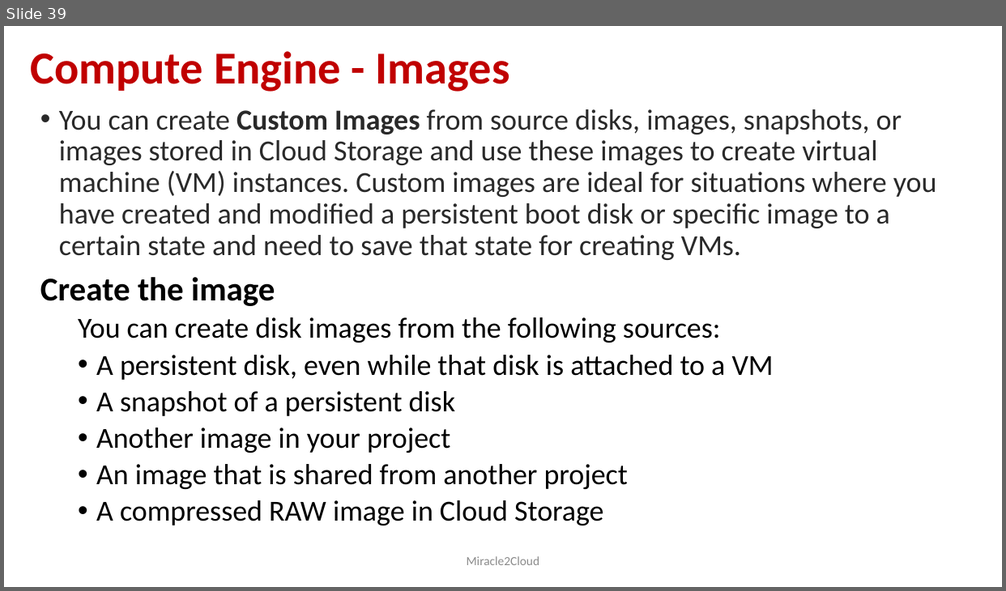
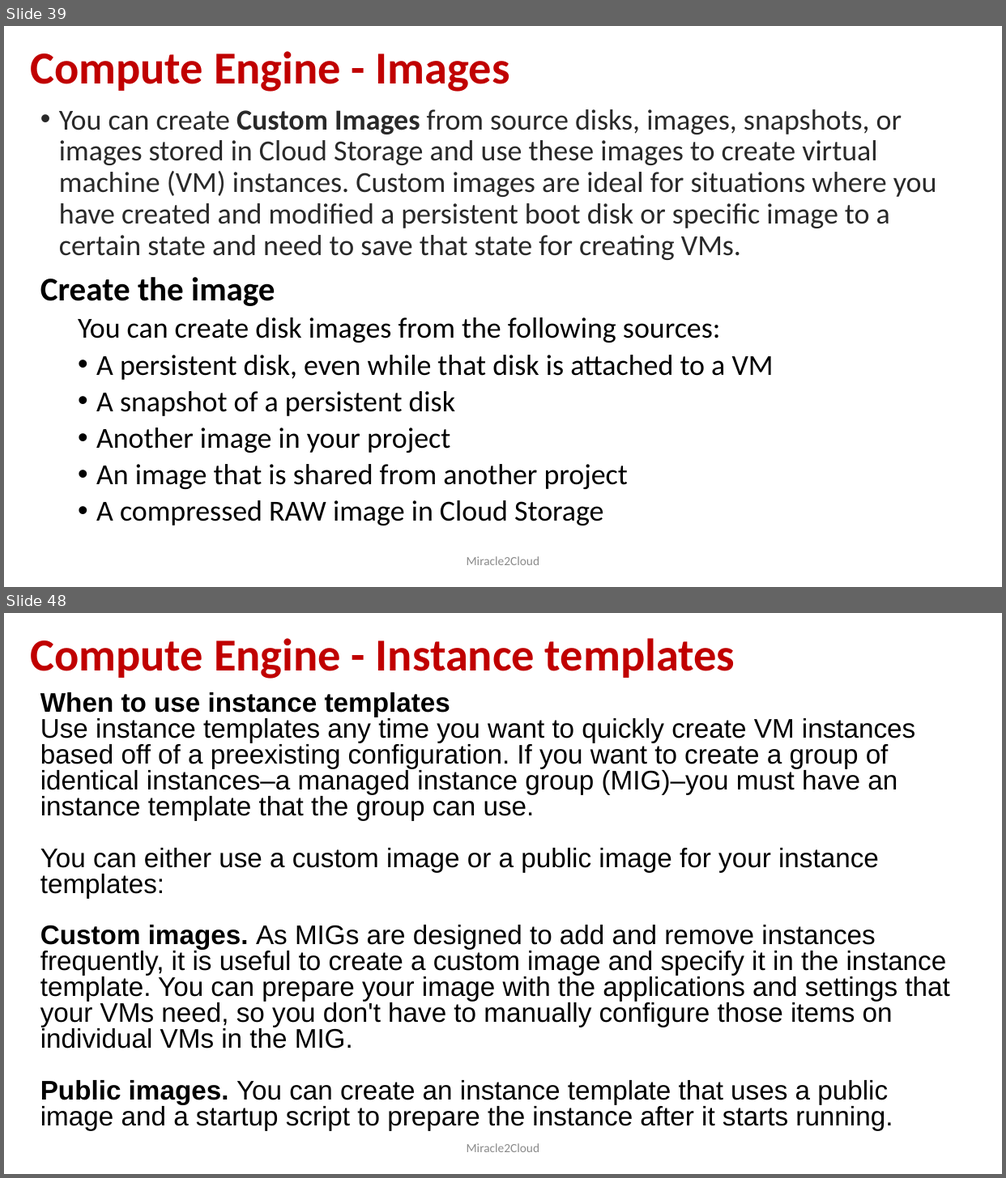
Before and after one commit to miracle2cloud/gcp, a slide deck: Google Cloud Platform.pptx. Shown one above the other, each under a label of ours: slide 39 before the commit, slides 39 and 48 after it; the slides between them are not shown. The pictures are 1006x591 and 1006x1178 pixels, drawn with LibreOffice and Linux fonts; fonts in the diff are those of the drawing. Boxes give left, top, right and bottom in pixels: in the first picture for what was removed or moved away, otherwise in the second. Text is boxed around its words. In the diff, an @@ line names an element or a change of style, - is before the commit and + after.

```diff
--- a/Google Cloud Platform.pptx
+++ b/Google Cloud Platform.pptx
@@ slide 48 added at box(4, 613, 1002, 1174), background #FFFFFF @@
@@ title added at box(30, 638, 735, 679), 44 pt, text #C00000, bold @@
+Compute Engine - Instance templates
@@ text added at box(40, 692, 949, 1131), 25.9 pt, text #000000 @@
+When to use instance templates
+Use instance templates any time you want to quickly create VM instances based off of a preexisting configuration. If you want to create a group of identical instances–a managed instance group (MIG)–you must have an instance template that the group can use.
+You can either use a custom image or a public image for your instance templates:
+Custom images. As MIGs are designed to add and remove instances frequently, it is useful to create a custom image and specify it in the instance template. You can prepare your image with the applications and settings that your VMs need, so you don't have to manually configure those items on individual VMs in the MIG.
+Public images. You can create an instance template that uses a public image and a startup script to prepare the instance after it starts running.
@@ text added at box(467, 1144, 539, 1152), 12 pt, text #8C8C8C @@
+Miracle2Cloud
```
Also in this commit, not shown: 1 slide changed, 11 other slides added.
